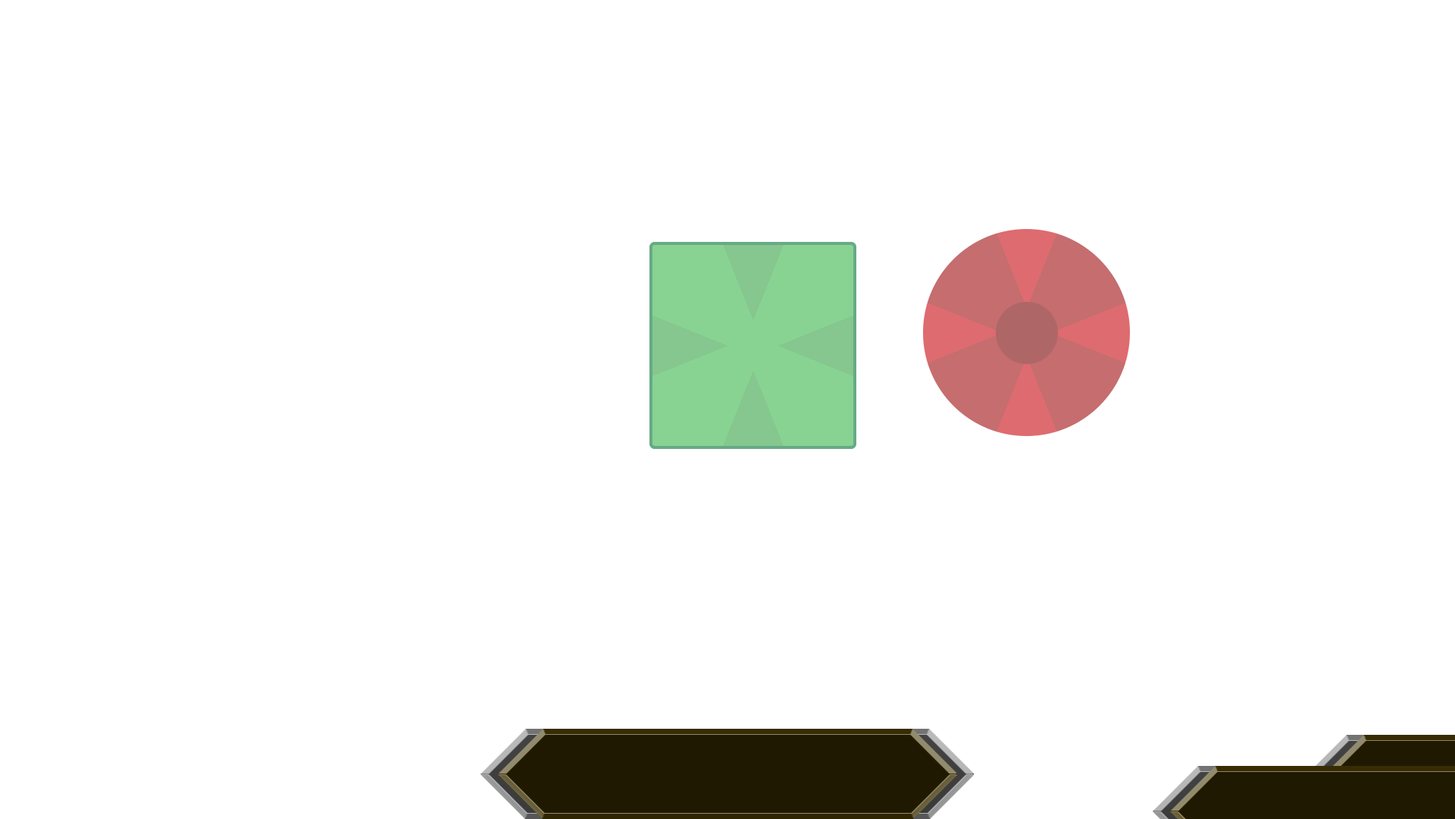
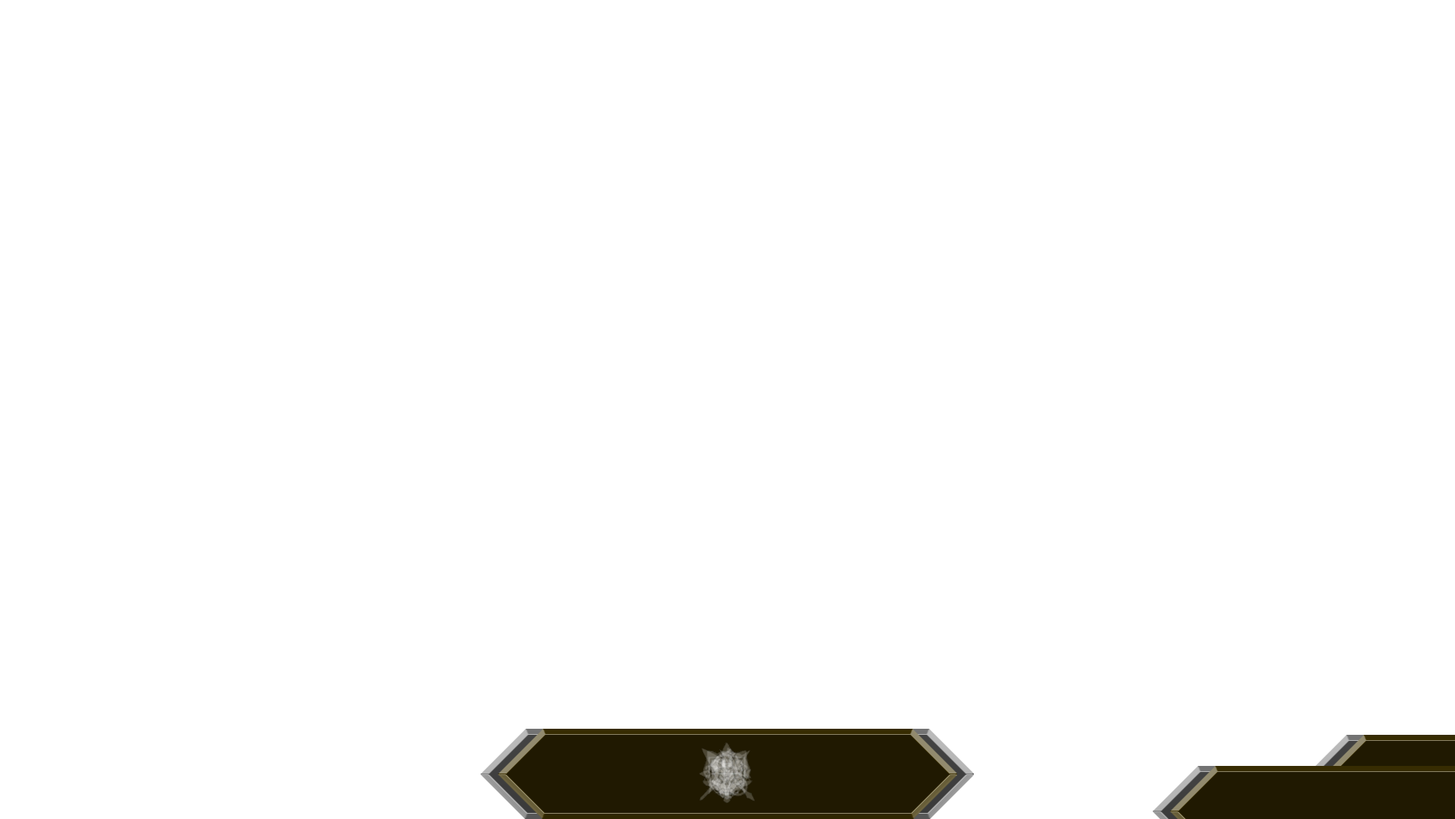
Layered file, before and after one edit (1455x819). Changes by layer:
added group "Classes Icons" with 9 layers above "Attack Icon" over (698, 742, 755, 803)
added layer "Saber" (20%) in group "Classes Icons" over (707, 742, 746, 803)
added layer "Archer" (20%) in group "Classes Icons" over (698, 747, 752, 799)
added layer "Lancer" (20%) in group "Classes Icons" over (701, 747, 755, 802)
added layer "Caster" (20%) in group "Classes Icons" over (699, 749, 751, 801)
added layer "Assassin" (20%) in group "Classes Icons" over (708, 757, 746, 796)
added layer "Rider" (20%) in group "Classes Icons" over (707, 746, 749, 799)
added layer "Berserker" (20%) in group "Classes Icons" over (702, 749, 752, 799)
added layer "Ruler" (20%) in group "Classes Icons" over (702, 750, 753, 794)
added layer "Shielder" (20%) in group "Classes Icons" over (707, 753, 747, 800)
hid group "Attack Icon" (7 layers) over (923, 228, 1131, 436)
hid group "Move Icon" (7 layers) over (649, 241, 857, 449)
